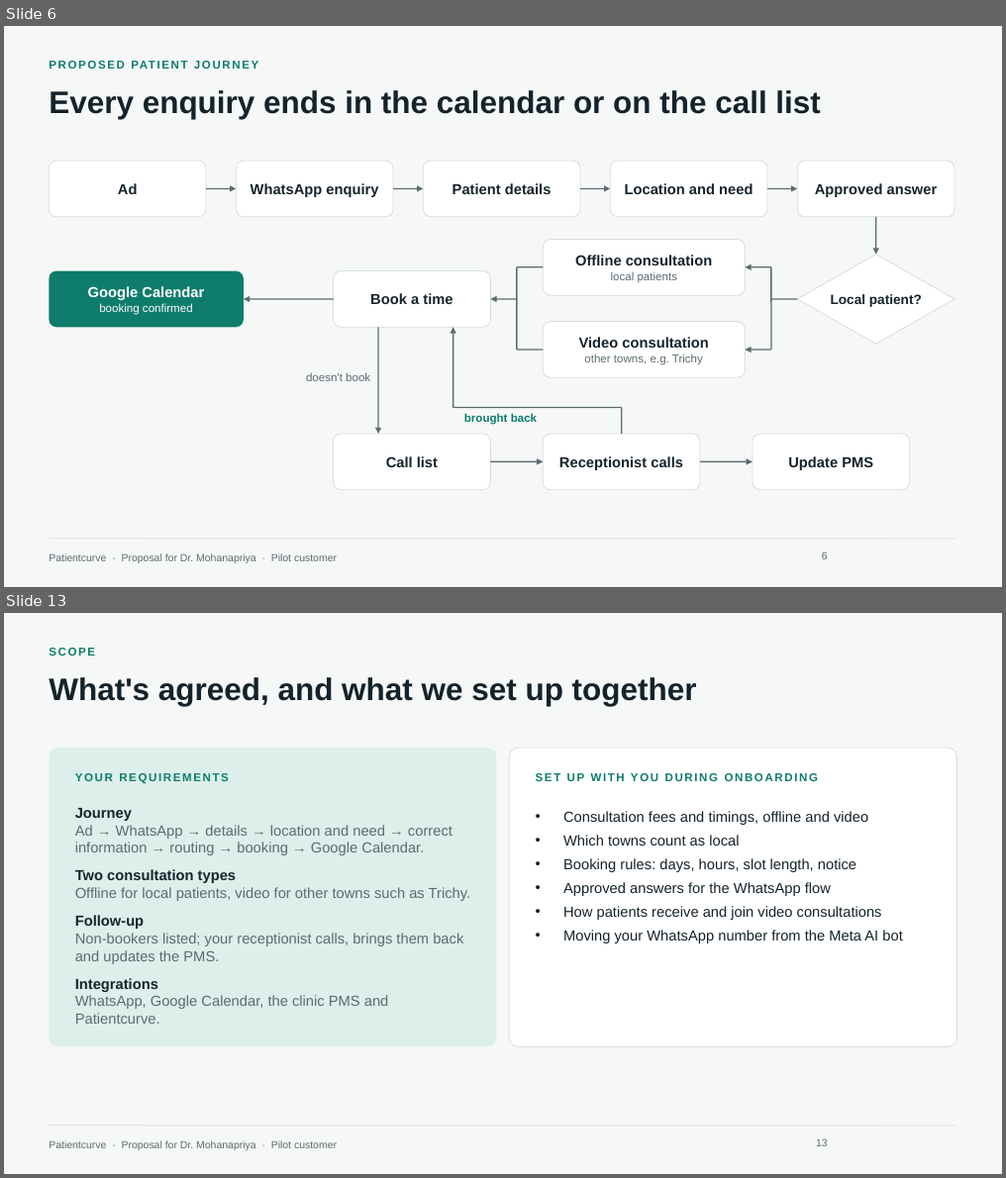
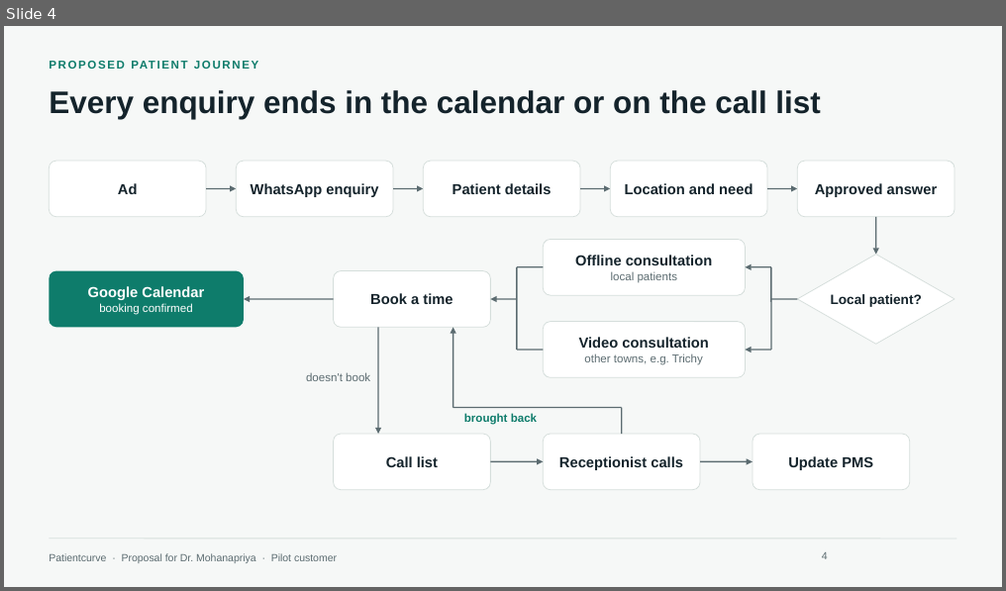
Before and after one commit to HARRISHG/staff-chat-flow, a slide deck: Patientcurve-Proposal-Dr-Mohanapriya.pptx. Shown one above the other, each under a label of ours: slides 6 and 13 before the commit, slide 4 after it; the slides between them are not shown. The pictures are 1006x1178 and 1006x591 pixels, drawn with LibreOffice and Linux fonts; fonts in the diff are those of the drawing; background and template pictures are left out. Boxes give left, top, right and bottom in pixels: in the first picture for what was removed or moved away, otherwise in the second. Text is boxed around its words. In the diff, an @@ line names an element or a change of style, - is before the commit and + after.

```diff
--- a/Patientcurve-Proposal-Dr-Mohanapriya.pptx
+++ b/Patientcurve-Proposal-Dr-Mohanapriya.pptx
@@ slide 13 removed at (x1=4, y1=613, x2=1002, y2=1174), background #F6F8F7; not listed: 2 template elements that a slide beside it also shows @@
@@ text removed at (x1=49, y1=648, x2=95, y2=656) @@
-SCOPE
@@ title removed at (x1=49, y1=677, x2=697, y2=706) @@
-What's agreed, and what we set up together
@@ rounded rectangle removed at (x1=49, y1=748, x2=497, y2=1048) @@
@@ rounded rectangle removed at (x1=509, y1=748, x2=957, y2=1048) @@
@@ text removed at (x1=75, y1=773, x2=229, y2=784) @@
-YOUR REQUIREMENTS
@@ text removed at (x1=536, y1=773, x2=819, y2=781) @@
-SET UP WITH YOU DURING ONBOARDING
@@ text removed at (x1=75, y1=808, x2=471, y2=1024) @@
-Journey
-Ad → WhatsApp → details → location and need → correct information → routing → booking → Google Calendar.
-Two consultation types
-Offline for local patients, video for other towns such as Trichy.
-Follow-up
-Non-bookers listed; your receptionist calls, brings them back and updates the PMS.
-Integrations
-WhatsApp, Google Calendar, the clinic PMS and Patientcurve.
@@ text removed at (x1=563, y1=811, x2=902, y2=944) @@
-• Consultation fees and timings, offline and video
-• Which towns count as local
-• Booking rules: days, hours, slot length, notice
-• Approved answers for the WhatsApp flow
-• How patients receive and join video consultations
-• Moving your WhatsApp number from the Meta AI bot
@@ page number removed at (x1=816, y1=1139, x2=828, y2=1147) @@
-13
@@ what was slide 6 is now slide 4 @@
@@ page number at (x1=822, y1=553, x2=828, y2=560): text changed @@
-6
+4
```
Also in this commit, not shown: 2 slides changed, 3 slides added, 9 other slides removed, 1 other file.
